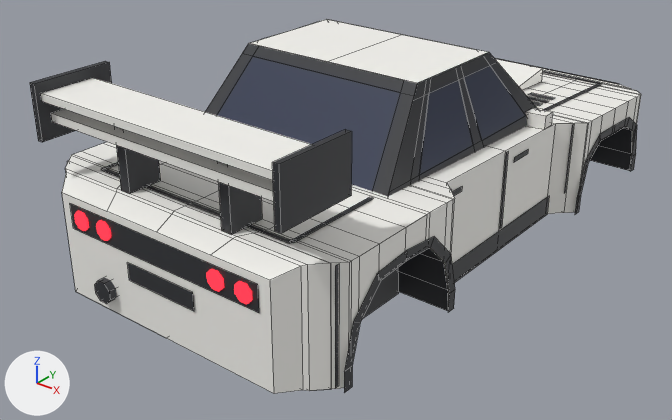
What one commit did to the Blender file assets/meshes/hoshi/Hoshi.blend.
One viewpoint serves both versions: a 50 mm lens placed at (10.66, -15.02, 7.52), pointed at (-0.37, -1.24, -1.03). Lighting does not change. The marker at lower left points along +X, +Y and +Z. The first picture is the older version. Mesh edges are drawn as thin lines on the coarser meshes.

Objects in the first picture: 'BumperRear', 'Cowl', 'Door_FR', 'Door_RR', 'Fender_RR', 'Opt_Wing_Rally_Wing', 'Opt_Wing_Rally_WingBlade', 'Pillars', 'RearWindow', 'Roof', 'TailGarnish', 'Trunk' and 25 more.
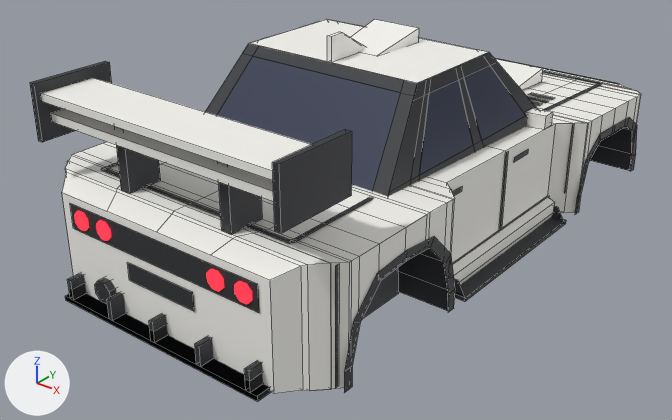
Boxes [x1, y1, x2, y2] around the edits, measured in the pictures (672 x 420 px):
'Opt_Diffuser_Race_AccDiffuserRace', added: after [65, 273, 270, 402]
'Opt_Skirts_Side_AccSkirt_R', added: after [452, 197, 555, 285]
'Opt_Skirts_Blade_AccSideBlade_R', added: after [454, 206, 566, 302]
'Opt_Diffuser_Road_AccDiffuser', added: after [65, 285, 270, 401]
'Opt_Roof_Scoop_AccRoofScoop', added: after [351, 19, 419, 56]
'Opt_Roof_Fin_AccSharkFin', added: after [327, 32, 366, 62]
'Rocker_R', unchanged, covered by the edit: before [452, 196, 549, 283]; after [452, 196, 549, 265]

Patch to the scene script:
```diff
--- a/assets/meshes/hoshi/Hoshi.blend.py
+++ b/assets/meshes/hoshi/Hoshi.blend.py
@@ me_opt_skirts_side_accskirt_r @@
+me_opt_skirts_side_accskirt_r.from_pydata([(2.82, 2.05, -1.46), (2.98, 2.05, -1.46), (2.98, -2.05, -1.46), (2.82, -2.05, -1.46), (3.02, 2.05, -1.3), (3.02, -2.05, -1.3), (3.02, 2.05, -1.06), (3.02, -2.05, -1.06), (2.82, 2.05, -0.98), (2.82, -2.05, -0.98)], [], [(0, 1, 2, 3), (1, 4, 5, 2), (4, 6, 7, 5), (6, 8, 9, 7), (8, 6, 4, 1, 0), (3, 2, 5, 7, 9)])
+me_opt_skirts_side_accskirt_r.materials.append(mat_body)  # white #f7f6f1
@@ me_opt_roof_fin_accsharkfin @@
+me_opt_roof_fin_accsharkfin.from_pydata([(0.05, -1.55, 2.9), (0.05, -1.9, 2.9), (0.05, -1.9, 2.41), (0.05, -0.725, 2.41), (-0.05, -0.725, 2.41), (-0.05, -1.9, 2.41), (-0.05, -1.9, 2.9), (-0.05, -1.55, 2.9)], [], [(0, 1, 2, 3), (4, 5, 6, 7), (6, 1, 0, 7), (7, 0, 3, 4), (5, 2, 1, 6)])
+me_opt_roof_fin_accsharkfin.materials.append(mat_body)  # white #f7f6f1
@@ me_opt_roof_scoop_accroofscoop @@
+me_opt_roof_scoop_accroofscoop.from_pydata([(-0.48, -1.05, 2.42), (0.48, -1.05, 2.42), (0.55, 0.25, 2.7), (-0.55, 0.25, 2.7), (0.55, 0.25, 2.4), (0.48, -1.05, 2.4), (-0.48, -1.05, 2.4), (-0.55, 0.25, 2.4)], [], [(0, 1, 2, 3), (4, 2, 1, 5), (6, 0, 3, 7)])
+me_opt_roof_scoop_accroofscoop.materials.append(mat_body)  # white #f7f6f1
@@ ob_opt_diffuser_race_accdiffuserrace @@
+ob_opt_diffuser_race_accdiffuserrace = bpy.data.objects.new('Opt_Diffuser_Race_AccDiffuserRace', me_opt_diffuser_race_accdiffuserrace)  # a box spanning x -2.4..2.4, y -6.64..-5.74, z -1.44..-1.34; a box spanning x -2.25..-2.15, y -6.64..-5.74, z -1.34..-0.94; a box spanning x -1.15..-1.05, y -6.64..-5.74, z -1.34..-0.94; a box spanning x -0.05..0.05, y -6.64..-5.74, z -1.34..-0.94; a box spanning x 1.05..1.15, y -6.64..-5.74, z -1.34..-0.94; a box spanning x 2.15..2.25, y -6.64..-5.74, z -1.34..-0.94; in mat_trim (dark grey #2f3035)
+ob_opt_diffuser_race_accdiffuserrace.location = (0.0, 0.0, 0.0)
@@ ob_opt_diffuser_road_accdiffuser @@
+ob_opt_diffuser_road_accdiffuser = bpy.data.objects.new('Opt_Diffuser_Road_AccDiffuser', me_opt_diffuser_road_accdiffuser)  # a box spanning x -2.4..2.4, y -6.64..-6.09, z -1.44..-1.34; a box spanning x -2.25..-2.15, y -6.64..-6.09, z -1.34..-1.12; a box spanning x -0.05..0.05, y -6.64..-6.09, z -1.34..-1.12; a box spanning x 2.15..2.25, y -6.64..-6.09, z -1.34..-1.12; in mat_trim (dark grey #2f3035)
+ob_opt_diffuser_road_accdiffuser.location = (0.0, 0.0, 0.0)
@@ ob_opt_skirts_blade_accsideblade_r @@
+ob_opt_skirts_blade_accsideblade_r = bpy.data.objects.new('Opt_Skirts_Blade_AccSideBlade_R', me_opt_skirts_blade_accsideblade_r)  # 16 vertices, 8 faces; spans x 2.82..3.32, y -2.05..2.05, z -1.48..-1.12; in mat_trim (dark grey #2f3035)
+ob_opt_skirts_blade_accsideblade_r.location = (0.0, 0.0, 0.0)
@@ ob_opt_skirts_side_accskirt_r @@
+ob_opt_skirts_side_accskirt_r = bpy.data.objects.new('Opt_Skirts_Side_AccSkirt_R', me_opt_skirts_side_accskirt_r)
+ob_opt_skirts_side_accskirt_r.location = (0.0, 0.0, 0.0)
@@ ob_opt_roof_fin_accsharkfin @@
+ob_opt_roof_fin_accsharkfin = bpy.data.objects.new('Opt_Roof_Fin_AccSharkFin', me_opt_roof_fin_accsharkfin)
+ob_opt_roof_fin_accsharkfin.location = (0.0, 0.0, 0.0)
@@ ob_opt_roof_scoop_accroofscoop @@
+ob_opt_roof_scoop_accroofscoop = bpy.data.objects.new('Opt_Roof_Scoop_AccRoofScoop', me_opt_roof_scoop_accroofscoop)
+ob_opt_roof_scoop_accroofscoop.location = (0.0, 0.0, 0.0)
```
